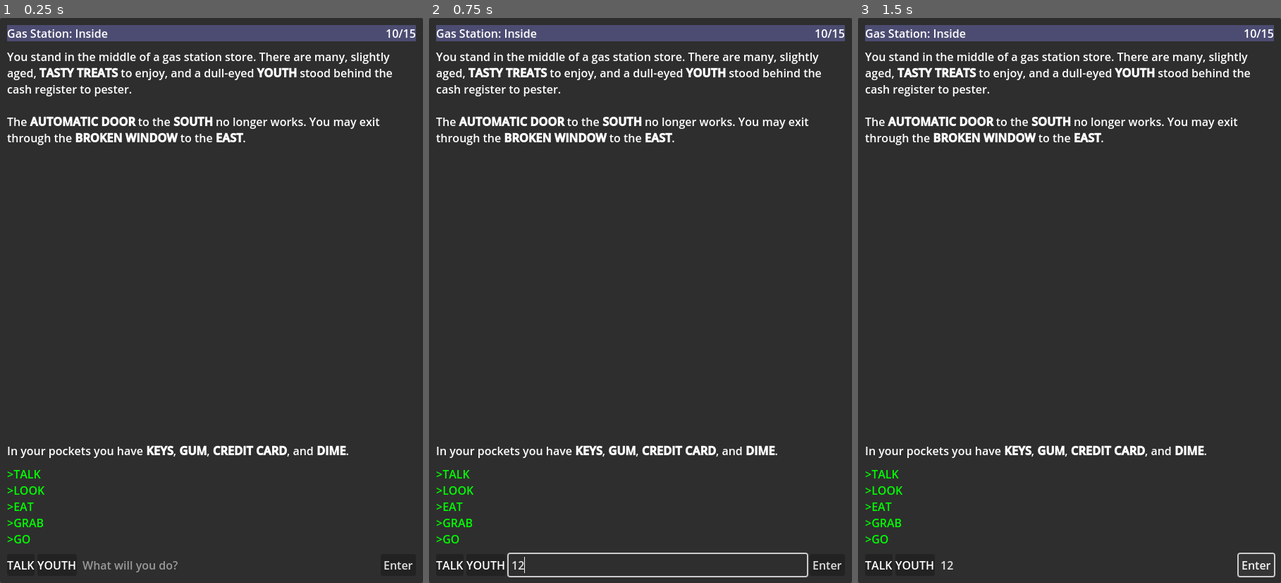
Above: before the commit, frames 1-3 (left to right).
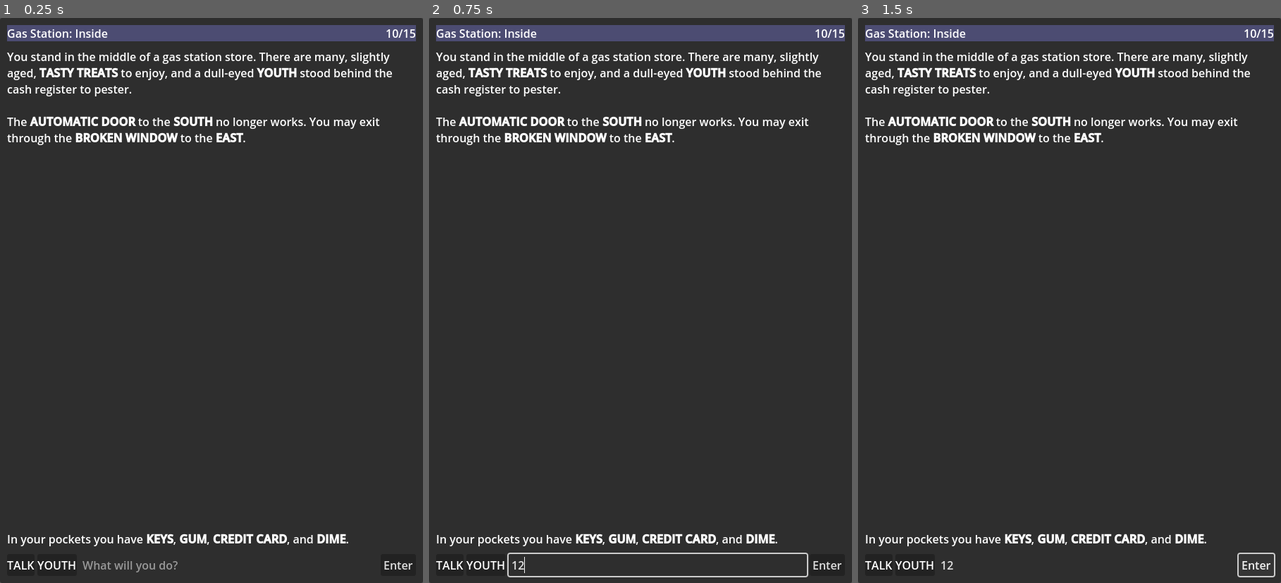
Above: after the commit, the same moments.

Repository: SashaMkrv/godot-4.2.1-text-adventure
Game: Godot game, scene res://Scenes/Core.tscn
Same seed, same stepped clock (60 frames per second), same inputs: the game is played once before the commit and once after it.
Inputs (mouse positions are in pixels of both pictures, inside the frame that each line leads up to):
- Up to frame 1 (0.25 s): no input
- Up to frame 2 (0.75 s): click (657, 566) at 0.52 s; type "12" at 0.6 s
- Up to frame 3 (1.5 s): click "Enter" at 1.25 s

The runs differ from the first frame. In frame 1, 1.7% of the frame differs, in the area x 1-83%, y 75-94%; in frame 2, 1.7%; in frame 3, 1.7%.

Commit message:
remove actions list from base UI

Diff:
--- a/Scenes/Core.tscn
+++ b/Scenes/Core.tscn
@@ -51,7 +51,7 @@
 size_flags_horizontal = 3
 text = "Gas Station: Inside"
 
-[node name="ScoreLabel" type="Label" parent="PanelContainer/MarginContainer/VBoxContainer/PanelContainer/HBoxContainer2"]
+[node name="HeaderExtraLabel" type="Label" parent="PanelContainer/MarginContainer/VBoxContainer/PanelContainer/HBoxContainer2"]
 layout_mode = 2
 text = "10/15"
 
@@ -73,17 +73,6 @@
 layout_mode = 2
 bbcode_enabled = true
 text = "In your pockets you have [b]KEYS[/b], [b]GUM[/b], [b]CREDIT CARD[/b], and [b]DIME[/b]."
-fit_content = true
-scroll_active = false
-
-[node name="ActionsLabel" type="RichTextLabel" parent="PanelContainer/MarginContainer/VBoxContainer"]
-layout_mode = 2
-bbcode_enabled = true
-text = "[color=green]>TALK[/color]
-[color=green]>LOOK[/color]
-[color=green]>EAT[/color]
-[color=green]>GRAB[/color]
-[color=green]>GO[/color]"
 fit_content = true
 scroll_active = false
 
